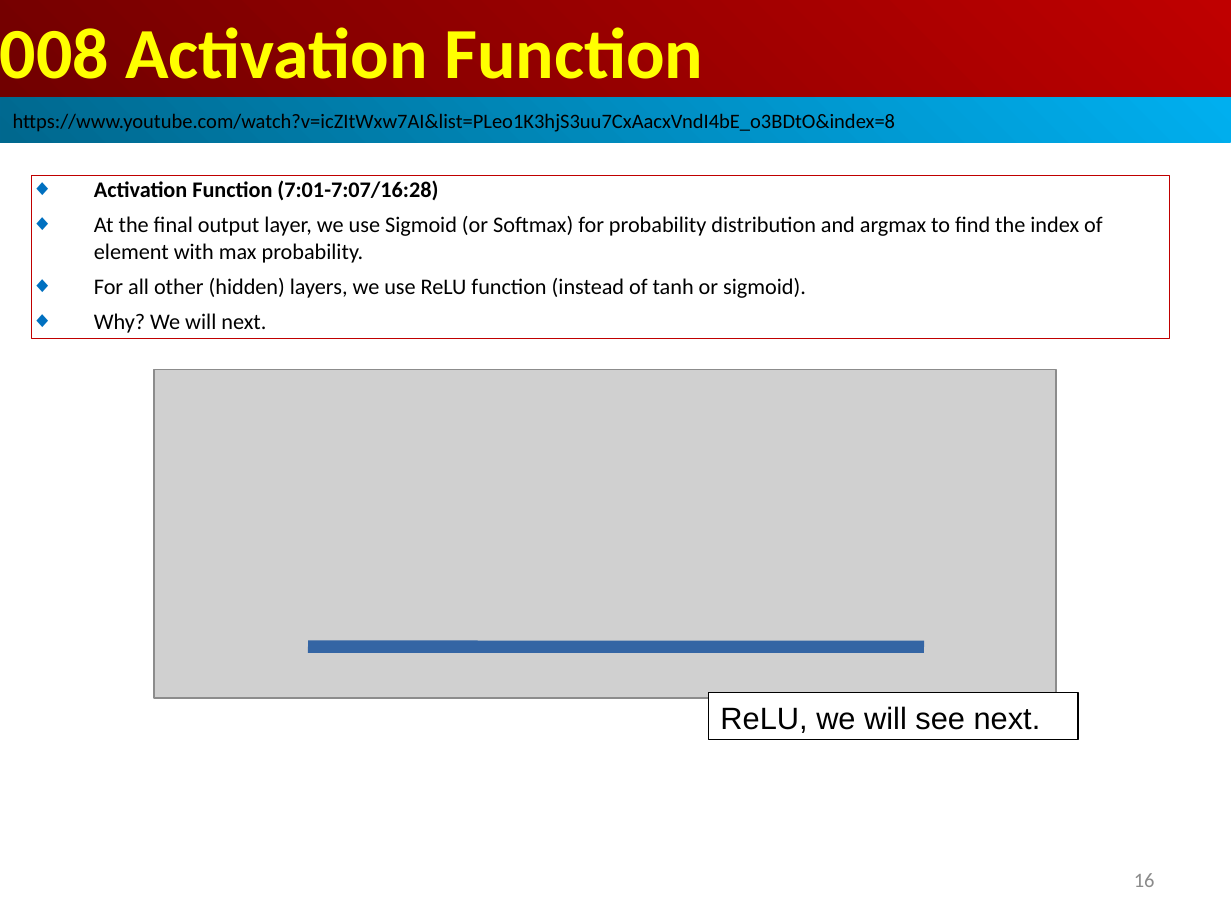
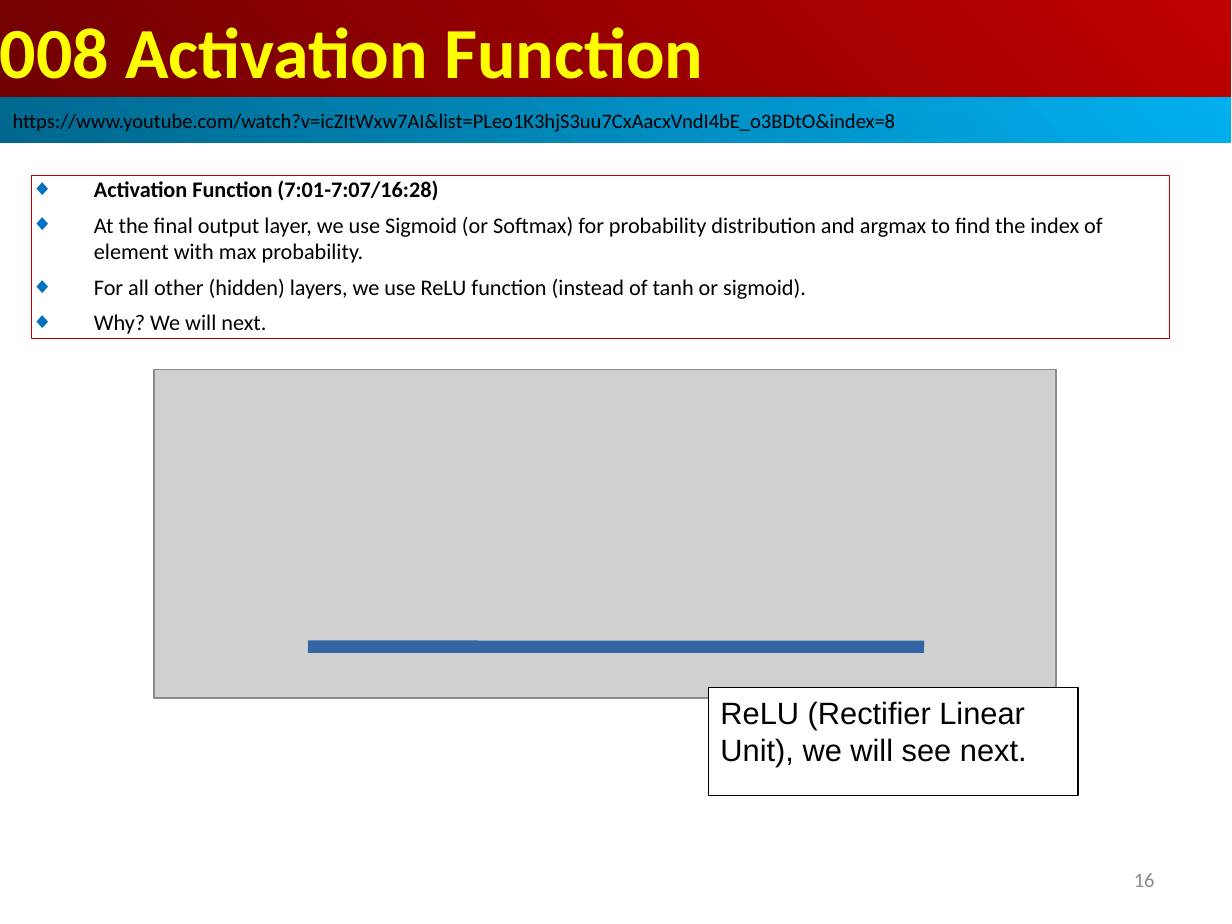
Before and after one commit to peterhchen/AIU_CS512_DL, a slide deck: slide 16 of 000_Lecture_Project/week02/01_Lecture/08_Act_Func.ppt. Drawn at 1232x924 pixels with LibreOffice and Linux fonts; fonts in the diff are those of the drawing; grey boxes stand for pictures. Boxes give left, top, right and bottom in pixels: in the first picture for what was removed or moved away, otherwise in the second. Text is boxed around its words. In the diff, an @@ line names an element or a change of style, - is before the commit and + after.

```diff
--- a/000_Lecture_Project/week02/01_Lecture/08_Act_Func.ppt
+++ b/000_Lecture_Project/week02/01_Lecture/08_Act_Func.ppt
@@ rectangle "ReLU (Rectifier Linear Unit), we ...": place and size @@
-rectangle "ReLU (Rectifier Linear Unit), we ..." at (708,692,1078,739)
+rectangle "ReLU (Rectifier Linear Unit), we ..." at (708,687,1078,796)
@@ text in rectangle at (720,701,1027,767): text changed @@
-ReLU, we will see next.
+ReLU (Rectifier Linear Unit), we will see next.
```
Also in this commit, not shown: 2 other slides changed.
